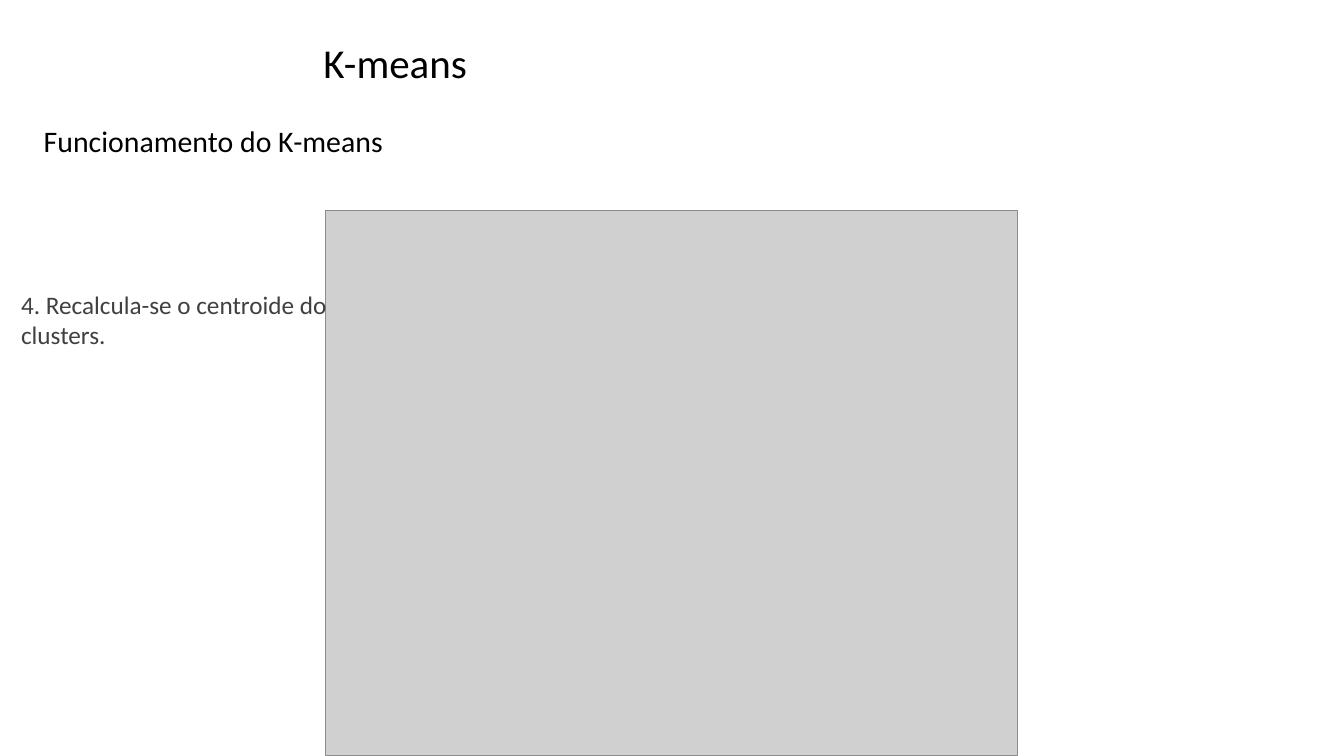
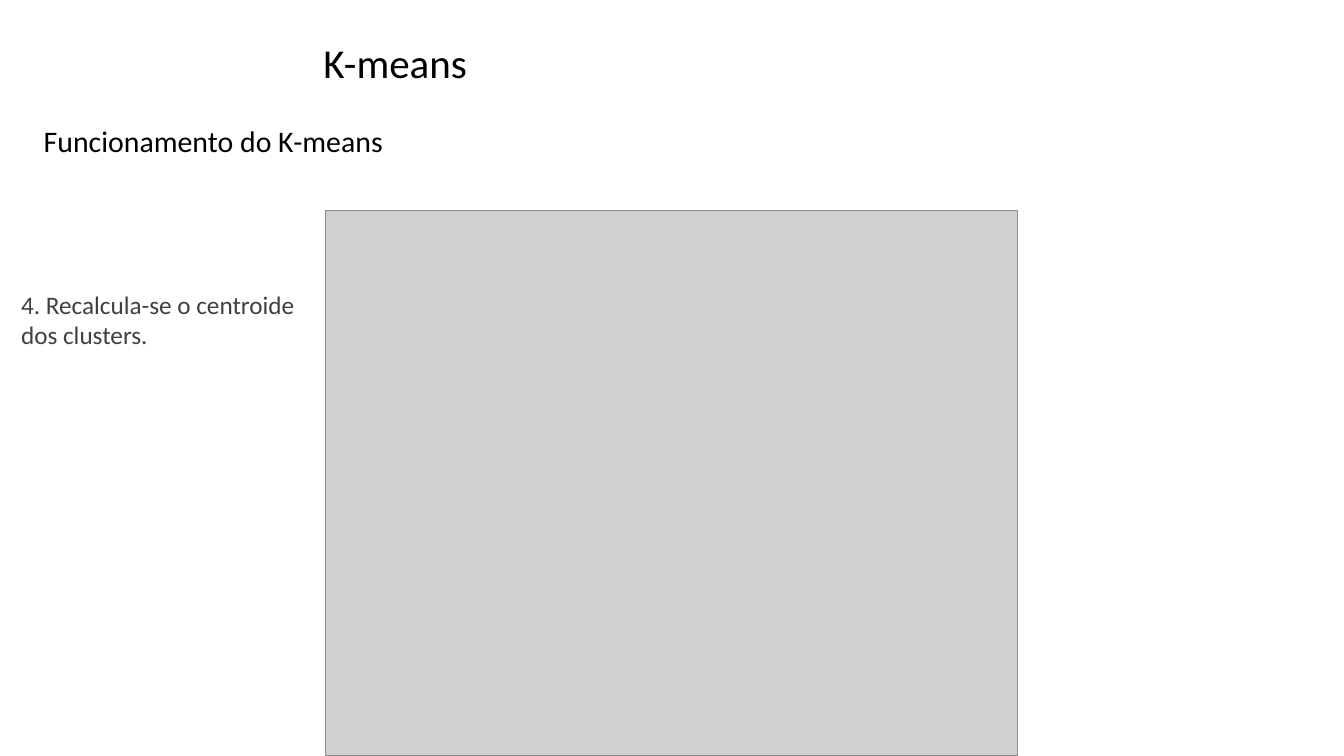
Before and after one commit to zz4fap/tp557-iot-ml, a slide deck: slide 10 of slides/TP557_16_detecção_de_anomalias.pptx. Drawn at 1344x756 pixels with LibreOffice and Linux fonts; fonts in the diff are those of the drawing; grey boxes stand for pictures; background and template pictures are left out. Boxes give left, top, right and bottom in pixels: in the first picture for what was removed or moved away, otherwise in the second. Text is boxed around its words. In the diff, an @@ line names an element or a change of style, - is before the commit and + after.

```diff
--- a/slides/TP557_16_detecção_de_anomalias.pptx
+++ b/slides/TP557_16_detecção_de_anomalias.pptx
@@ text at box(21, 296, 294, 344): text changed @@
-4. Recalcula-se o centroide do clusters.
+4. Recalcula-se o centroide dos clusters.
```
Also in this commit, not shown: 9 other slides changed, 1 other file.
